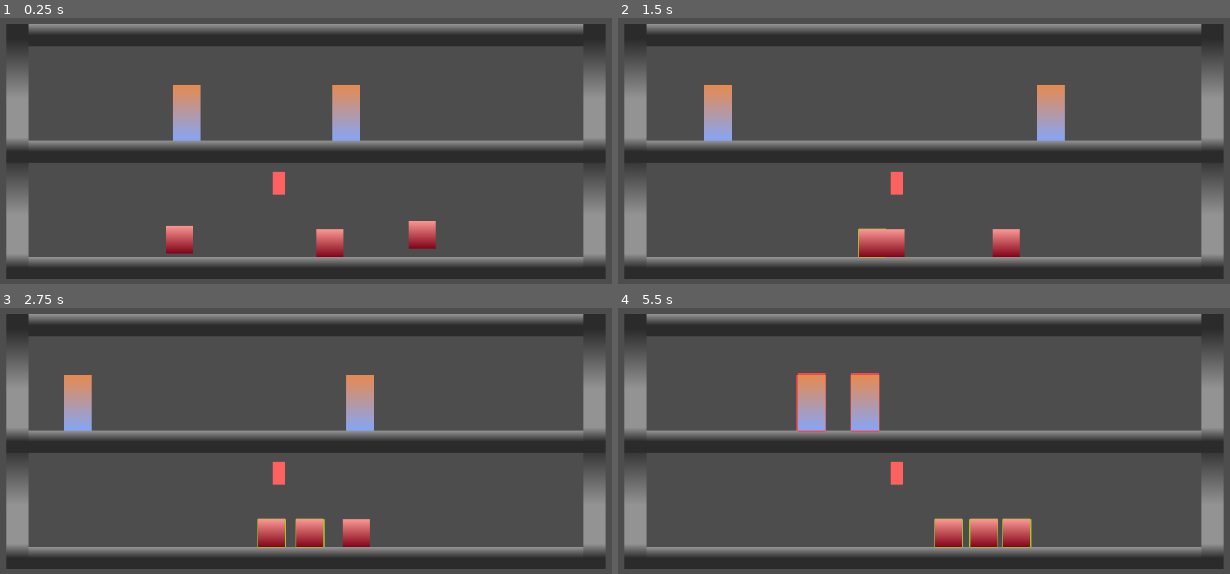
Above: before the commit, frames 1-4 (two rows, left to right).
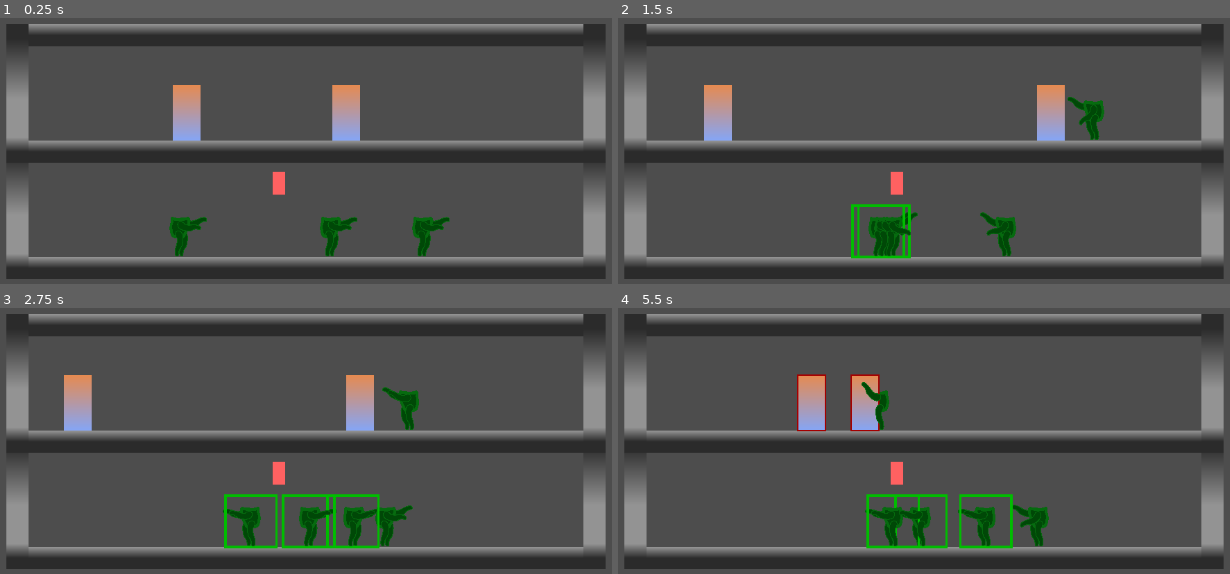
Above: after the commit, the same moments.

Repository: Lambosaurus/wildjam-mutation
Game: Godot game, scene res://main/main.tscn
Two runs of this game, one before a commit and one after it. Both use one fixed random seed, a clock stepped at 60 frames per second and the inputs below.
Inputs (mouse positions are in pixels of both pictures, inside the frame that each line leads up to):
- Up to frame 1 (0.25 s): no input
- Up to frame 2 (1.5 s): move the mouse to (899, 182) at 0.52 s; hold S (swap_arms) 0.53-1.28 s; click (899, 182) at 0.67 s; move the mouse to (868, 244) at 1.27 s; tap S (swap_arms) at 1.35 s; click (868, 244) at 1.42 s
- Up to frame 3 (2.75 s): move the mouse to (306, 534) at 2.02 s; hold S (swap_arms) from 2.03 s (still down); click (306, 534) at 2.17 s
- Up to frame 4 (5.5 s): move the mouse to (972, 534) at 2.77 s; release S (swap_arms) at 2.78 s; tap S (swap_arms) at 2.85, 4.35 s; click (972, 534) at 2.92 s; move the mouse to (746, 403) at 3.52 s; hold S (swap_arms) 3.53-4.28 s; click (746, 403) at 3.67 s; move the mouse to (875, 403) at 4.27 s; click (875, 403) at 4.42 s; move the mouse to (960, 350) at 5.02 s; hold S (swap_arms) from 5.03 s (still down); click (960, 350) at 5.17 s

The runs differ from the first frame. In frame 1, 2.0% of the frame differs, in the area x 27-74%, y 74-90%; in frame 2, 2.7%; in frame 3, 4.1%; in frame 4, 4.4%, in the area x 29-71%, y 24-91%.
Error before the commit: Cannot call method 'instantiate' on a null value. (res://entities/entity_spawner.gd:12)

Commit message:
Fix selections - Better mutations

Diff:
--- a/creatures/human/human.tscn
+++ b/creatures/human/human.tscn
@@ -2,7 +2,6 @@
 
 [ext_resource type="Script" uid="uid://q6a1ffwlqq24" path="res://creatures/human/human.gd" id="1_4bvkd"]
 [ext_resource type="PackedScene" uid="uid://ctamdjidcqrkr" path="res://ui/selection/SelectionArea.tscn" id="2_gnv0q"]
-[ext_resource type="Material" uid="uid://ciwf7hih862nx" path="res://ui/selection/shaders/enemy_selection_shader.tres" id="3_iru6h"]
 
 [sub_resource type="CapsuleShape2D" id="CapsuleShape2D_ebbsm"]
 radius = 20.0
@@ -33,9 +32,10 @@
 scale = Vector2(0.625, 1.2500001)
 texture = SubResource("GradientTexture2D_h2rce")
 
-[node name="SelectionArea" parent="." unique_id=2102157275 node_paths=PackedStringArray("parent") instance=ExtResource("2_gnv0q")]
-parent = NodePath("..")
-highlight_shader = ExtResource("3_iru6h")
+[node name="SelectionArea" parent="." unique_id=2102157275 node_paths=PackedStringArray("action_target", "highlight_target") instance=ExtResource("2_gnv0q")]
+action_target = NodePath("..")
+highlight_target = NodePath("../Hitbox")
+highlight_color = Color(0.64288336, 1.889132e-06, 5.2943824e-07, 1)
 
 [node name="CollisionShape2D" type="CollisionShape2D" parent="SelectionArea" unique_id=1445429957]
 shape = SubResource("RectangleShape2D_gnv0q")
--- a/creatures/mutant/mutant.gd
+++ b/creatures/mutant/mutant.gd
@@ -1,12 +1,28 @@
+class_name Mutant
 extends CharacterBody2D
 
 enum Action { idle, walk, run, attack }
 enum Direction { left, right }
 
+var action_animation_map = {
+	Action.idle: Chassis.Animations.IDLE,
+	Action.walk: Chassis.Animations.WALK,
+	Action.run: Chassis.Animations.WALK,
+	Action.attack: Chassis.Animations.ATTACK
+}
+
+var attributes = {
+	"agression": 0.0
+}
+
 @export var WALK_SPEED = 100.0
 @export var RUN_SPEED = 200.0
 @export var MELEE_DAMAGE = 20.0
 @export var MELEE_RANGE = 50.0
+
+@export_group("Test Data")
+@export var NewArms: PackedScene
+
 const MELEE_STRIKE = preload('res://entities/strike/strike.tscn')
 
 @export var BOIDS_REPULSION = 5000.0
@@ -95,6 +111,14 @@
 	direction = dir
 	target = target
 
+	# Handle Chassis updates
+	$Chassis.set_direction(dir)
+	$Chassis.animate(action_animation_map[action])
+
+func mutate(mutation: Mutation):
+	# TODO: mutation.modify_attributes()
+	$Chassis.set_slot(mutation.slot, mutation.get_body_part())
+
 func _process(delta: float) -> void:
 	action_timeout -= delta
 	if (action_timeout < 0):
--- a/creatures/mutant/mutant.tscn
+++ b/creatures/mutant/mutant.tscn
@@ -1,9 +1,9 @@
 [gd_scene format=3 uid="uid://dlom32x0f3tyr"]
 
 [ext_resource type="Script" uid="uid://bgb2wtx0h1gmt" path="res://creatures/mutant/mutant.gd" id="1_5gep2"]
+[ext_resource type="PackedScene" uid="uid://c1haiaflt5bbi" path="res://creatures/mutations/chassis.tscn" id="2_37x11"]
 [ext_resource type="Script" uid="uid://bualp06wh2glo" path="res://creatures/mutant/human_detector.gd" id="2_b41ij"]
 [ext_resource type="PackedScene" uid="uid://ctamdjidcqrkr" path="res://ui/selection/SelectionArea.tscn" id="3_mr306"]
-[ext_resource type="Material" uid="uid://tq6jx1ubc4xy" path="res://ui/selection/shaders/friendly_selection_shader.tres" id="4_ybval"]
 [ext_resource type="Script" uid="uid://d02hn7jrn1pnr" path="res://creatures/mutant/swarm_detector.gd" id="5_37x11"]
 
 [sub_resource type="CapsuleShape2D" id="CapsuleShape2D_lb6h7"]
@@ -24,6 +24,7 @@
 radius = 250.0
 
 [node name="Mutant" type="CharacterBody2D" unique_id=88951864]
+scale = Vector2(1.8400013, 1.8400013)
 collision_layer = 4
 script = ExtResource("1_5gep2")
 
@@ -31,9 +32,14 @@
 shape = SubResource("CapsuleShape2D_lb6h7")
 
 [node name="Sprite2D" type="Sprite2D" parent="." unique_id=414630267]
+visible = false
 position = Vector2(-2.9802322e-08, 0)
 scale = Vector2(0.609375, 0.625)
 texture = SubResource("GradientTexture2D_lb6h7")
+
+[node name="Chassis" parent="." unique_id=1999792877 instance=ExtResource("2_37x11")]
+position = Vector2(0, -3.0000002)
+scale = Vector2(0.04668883, 0.050593372)
 
 [node name="HumanDetector" type="Area2D" parent="." unique_id=1269919680]
 collision_layer = 0
@@ -48,9 +54,10 @@
 [node name="RayCast2D" type="RayCast2D" parent="HumanDetector" unique_id=782151503]
 collision_mask = 3
 
-[node name="SelectionArea" parent="." unique_id=2102157275 node_paths=PackedStringArray("parent") instance=ExtResource("3_mr306")]
-parent = NodePath("../Sprite2D")
-highlight_shader = ExtResource("4_ybval")
+[node name="SelectionArea" parent="." unique_id=2102157275 node_paths=PackedStringArray("action_target", "highlight_target") instance=ExtResource("3_mr306")]
+action_target = NodePath("..")
+highlight_target = NodePath("../Hitbox")
+highlight_color = Color(0, 0.73971456, 0, 1)
 
 [node name="CollisionShape2D" type="CollisionShape2D" parent="SelectionArea" unique_id=1449345962]
 shape = SubResource("CapsuleShape2D_lb6h7")
@@ -63,3 +70,6 @@
 
 [node name="CollisionShape2D" type="CollisionShape2D" parent="SwarmDetector" unique_id=589590378]
 shape = SubResource("CircleShape2D_ybval")
+
+[connection signal="input_event" from="." to="HumanDetector" method="_on_mutant_input_event"]
+[connection signal="area_entered" from="SelectionArea" to="." method="_on_selection_area_area_entered"]
--- /dev/null
+++ b/creatures/mutations/behaviour_modification.gd
@@ -0,0 +1,8 @@
+class_name BehaviourModification
+extends Resource
+
+@export_group("Behaviour")
+@export var aggression: float;
+@export_group("Combat")
+@export var attack_range: float;
+@export var attack_speed: float;
--- /dev/null
+++ b/creatures/mutations/behaviour_modifiers/scared_dude.tres
@@ -0,0 +1,8 @@
+[gd_resource type="Resource" script_class="BehaviourModification" format=3 uid="uid://c4vcayy28i681"]
+
+[ext_resource type="Script" uid="uid://dcn3vc6xa7jor" path="res://creatures/mutations/behaviour_modification.gd" id="1_hwisd"]
+
+[resource]
+script = ExtResource("1_hwisd")
+aggression = -1000.0
+metadata/_custom_type_script = "uid://dcn3vc6xa7jor"
--- /dev/null
+++ b/creatures/mutations/behaviour_modifiers/sickle_arms.tres
@@ -0,0 +1,10 @@
+[gd_resource type="Resource" script_class="BehaviourModification" format=3 uid="uid://bangpqyq3nfag"]
+
+[ext_resource type="Script" uid="uid://dcn3vc6xa7jor" path="res://creatures/mutations/behaviour_modification.gd" id="1_iuigk"]
+
+[resource]
+script = ExtResource("1_iuigk")
+aggression = 1000.0
+attack_range = 100.0
+attack_speed = 100.0
+metadata/_custom_type_script = "uid://dcn3vc6xa7jor"
--- a/creatures/mutations/body_part.gd
+++ b/creatures/mutations/body_part.gd
@@ -1,9 +1,27 @@
 class_name BodyPart
 extends Node2D
 
-@onready var skeleton: Skeleton2D
-@onready var animation: AnimationPlayer
+@export var skeleton: Skeleton2D
+@export var animation: AnimationPlayer
 
-func animate(name: String):
-	animation.play(name)
-	pass
+const animation_map = {
+	Chassis.Animations.ATTACK: "attack",
+	Chassis.Animations.WALK: "walk",
+	Chassis.Animations.RUN: "run",
+	Chassis.Animations.IDLE: "idle"
+}
+
+func animate(chassis_animation: Chassis.Animations):
+	if animation:
+		var animation_name = animation_map[chassis_animation]
+		animation.play(animation_name)
+
+func apply_animation_state_to(body_part: BodyPart):
+	if not animation or not animation.is_playing(): return
+
+	body_part.animation.play(animation.current_animation)
+	body_part.animation.seek(animation.current_animation_position)
+
+
+func get_current_animation():
+	return animation.current_animation
--- a/creatures/mutations/body_parts/silly_arms.tscn
+++ b/creatures/mutations/body_parts/silly_arms.tscn
@@ -125,13 +125,15 @@
 &"walk": SubResource("Animation_v0i33")
 }
 
-[node name="SillyArms" type="Node2D" unique_id=1738447256]
+[node name="SillyArms" type="Node2D" unique_id=1738447256 node_paths=PackedStringArray("skeleton", "animation")]
 script = ExtResource("1_ck8um")
+skeleton = NodePath("Skeleton2D")
+animation = NodePath("AnimationPlayer")
 metadata/_custom_type_script = "uid://bvb4unmbfmir"
 
 [node name="RightArm" type="Polygon2D" parent="." unique_id=1180496837]
 z_index = -1
-position = Vector2(-168, 21)
+position = Vector2(-459.59998, -76.8)
 texture = ExtResource("2_lg6py")
 skeleton = NodePath("../Skeleton2D")
 polygon = PackedVector2Array(148, 15.199997, 188.79999, 29.59999, 226.39996, 36.799988, 268.8, 39.199997, 289.59998, 25 …(459 unchanged characters)…
@@ -139,14 +141,14 @@
 
 [node name="LeftArm" type="Polygon2D" parent="." unique_id=948792764]
 z_index = 1
-position = Vector2(-70, 45)
+position = Vector2(-361.59998, -52.800003)
 texture = ExtResource("2_lg6py")
 skeleton = NodePath("../Skeleton2D")
 polygon = PackedVector2Array(148, 15.199997, 188.79999, 29.59999, 226.39996, 36.799988, 268.8, 39.199997, 289.59998, 25 …(459 unchanged characters)…
 bones = ["ShoulderBone", PackedFloat32Array(0, 0, 0, 0, 0, 0, 0, 0, 0, 0, 0, 0, 0, 0, 0, 0, 0, 0, 0, 0, 0, 0, 0, 0, 0,  …(358 unchanged characters)…
 
 [node name="Skeleton2D" type="Skeleton2D" parent="." unique_id=528548665]
-position = Vector2(246, 86)
+position = Vector2(-45.599976, -11.800003)
 
 [node name="ShoulderBone" type="Bone2D" parent="Skeleton2D" unique_id=1488347031]
 position = Vector2(44, 13)
@@ -166,6 +168,3 @@
 [node name="AnimationPlayer" type="AnimationPlayer" parent="." unique_id=213491554]
 libraries/ = SubResource("AnimationLibrary_v07fo")
 speed_scale = 4.0
-
-[node name="CanvasModulate" type="CanvasModulate" parent="." unique_id=1637247842]
-color = Color(1, 0.5005521, 0.986698, 1)
--- a/creatures/mutations/body_parts/simple_arms.tscn
+++ b/creatures/mutations/body_parts/simple_arms.tscn
@@ -125,13 +125,16 @@
 &"walk": SubResource("Animation_v0i33")
 }
 
-[node name="SimpleArms" type="Node2D" unique_id=1738447256]
+[node name="SimpleArms" type="Node2D" unique_id=1738447256 node_paths=PackedStringArray("skeleton", "animation")]
+use_parent_material = true
 script = ExtResource("1_66q24")
+skeleton = NodePath("Skeleton2D")
+animation = NodePath("AnimationPlayer")
 metadata/_custom_type_script = "uid://bvb4unmbfmir"
 
 [node name="RightArm" type="Polygon2D" parent="." unique_id=1180496837]
 z_index = -1
-position = Vector2(-168, 21)
+position = Vector2(-457.59998, -79.8)
 texture = ExtResource("2_rssvi")
 skeleton = NodePath("../Skeleton2D")
 polygon = PackedVector2Array(148, 15.199997, 188.79999, 29.59999, 226.39996, 36.799988, 268.8, 39.199997, 289.59998, 25 …(459 unchanged characters)…
@@ -139,14 +142,14 @@
 
 [node name="LeftArm" type="Polygon2D" parent="." unique_id=948792764]
 z_index = 1
-position = Vector2(-70, 45)
+position = Vector2(-359.59998, -55.800003)
 texture = ExtResource("2_rssvi")
 skeleton = NodePath("../Skeleton2D")
 polygon = PackedVector2Array(148, 15.199997, 188.79999, 29.59999, 226.39996, 36.799988, 268.8, 39.199997, 289.59998, 25 …(459 unchanged characters)…
 bones = ["ShoulderBone", PackedFloat32Array(0, 0, 0, 0, 0, 0, 0, 0, 0, 0, 0, 0, 0, 0, 0, 0, 0, 0, 0, 0, 0, 0, 0, 0, 0,  …(358 unchanged characters)…
 
 [node name="Skeleton2D" type="Skeleton2D" parent="." unique_id=528548665]
-position = Vector2(246, 86)
+position = Vector2(-43.599976, -14.800003)
 
 [node name="ShoulderBone" type="Bone2D" parent="Skeleton2D" unique_id=1488347031]
 position = Vector2(44, 13)
--- a/creatures/mutations/body_parts/simple_legs.tscn
+++ b/creatures/mutations/body_parts/simple_legs.tscn
@@ -5,14 +5,16 @@
 
 [node name="SimpleLegs" unique_id=481403363 instance=ExtResource("1_g4yrg")]
 
-[node name="LeftLeg" type="Polygon2D" parent="." index="0" unique_id=1514895551]
-position = Vector2(275, 197)
+[node name="RightLeg" type="Polygon2D" parent="." index="0" unique_id=355513894]
+z_index = -1
+position = Vector2(-156.7851, -55.02762)
 texture = ExtResource("2_vdmd4")
 polygon = PackedVector2Array(92.617065, -0.9723816, 120.30188, 10.74041, 138.40344, 33.10122, 140.53308, 72.49882, 122. …(446 unchanged characters)…
 uv = PackedVector2Array(92.617065, -0.9723816, 120.30188, 10.74041, 138.40344, 33.10122, 140.53308, 72.49882, 122.43152 …(441 unchanged characters)…
 
-[node name="RightLeg" type="Polygon2D" parent="." index="1" unique_id=355513894]
-position = Vector2(275, 197)
+[node name="LeftLeg" type="Polygon2D" parent="." index="1" unique_id=1514895551]
+z_index = 1
+position = Vector2(-79.785095, -54.02762)
 texture = ExtResource("2_vdmd4")
 polygon = PackedVector2Array(92.617065, -0.9723816, 120.30188, 10.74041, 138.40344, 33.10122, 140.53308, 72.49882, 122. …(446 unchanged characters)…
 uv = PackedVector2Array(92.617065, -0.9723816, 120.30188, 10.74041, 138.40344, 33.10122, 140.53308, 72.49882, 122.43152 …(441 unchanged characters)…
--- a/creatures/mutations/body_parts/simple_torso.tscn
+++ b/creatures/mutations/body_parts/simple_torso.tscn
@@ -6,6 +6,7 @@
 [node name="SimpleTorso" unique_id=481403363 instance=ExtResource("1_k3mwd")]
 
 [node name="Polygon2D" type="Polygon2D" parent="." index="0" unique_id=213454093]
+position = Vector2(-215, -213)
 texture = ExtResource("2_1f3eo")
 polygon = PackedVector2Array(64.127075, 43.83374, 104.06775, 54.14102, 195.54468, 60.58304, 257.3883, 61.87146, 302.482 …(416 unchanged characters)…
 uv = PackedVector2Array(64.127075, 43.83374, 104.06775, 54.14102, 195.54468, 60.58304, 257.3883, 61.87146, 302.48254, 4 …(411 unchanged characters)…
--- a/creatures/mutations/chassis.gd
+++ b/creatures/mutations/chassis.gd
@@ -1,17 +1,35 @@
 class_name Chassis
 extends Node2D
 
-@export var arms_to_replace: BodyPart
+const Direction = Mutant.Direction
+enum Animations {ATTACK, WALK, RUN, IDLE}
 
-func _process(delta):
-	if Input.is_action_just_pressed("swap_arms"):
-		attach_arm()
+var direction = Direction.left
 
-func attach_arm():
-	$ArmSlot.get_child(0).replace_by(arms_to_replace)
-	pass
+@onready var slots_dict: Dictionary[Slot.Type, Slot] = {
+	Slot.Type.ARMS: $ArmSlot,
+	Slot.Type.LEGS: $LegSlot,
+	Slot.Type.BODY: $BodySlot
+}
 
-func animate(name: String):
+func set_direction(dir: Direction):
+	if dir == direction: return
+
+	direction = dir
+	# Flip entire Chassis
+	scale.x *= -1
+
+func set_slot(slot: Slot.Type, body_part: BodyPart):
+	var old_part = slots_dict[slot].get_child(0)
+	slots_dict[slot].add_child(body_part)
+	old_part.apply_animation_state_to(body_part)
+	old_part.queue_free()
+
+func remove_from_slot(slot: Slot.Type):
+	slots_dict[slot].get_child(0).queue_free()
+
+
+func animate(name: Animations):
 	$BodySlot.get_child(0).animate(name)
 	$ArmSlot.get_child(0).animate(name)
 	$LegSlot.get_child(0).animate(name)
--- a/creatures/mutations/chassis.tscn
+++ b/creatures/mutations/chassis.tscn
@@ -6,20 +6,20 @@
 [ext_resource type="PackedScene" uid="uid://bb4ktb1ix8oic" path="res://creatures/mutations/body_parts/simple_arms.tscn" id="4_2n2iq"]
 [ext_resource type="PackedScene" uid="uid://jqwfoykshu7j" path="res://creatures/mutations/body_parts/simple_legs.tscn" id="5_ulkix"]
 
-[node name="Chassis" type="Node2D" unique_id=1999792877]
+[node name="Chassis" type="Node2D" unique_id=1809367835]
 script = ExtResource("1_2n2iq")
 
 [node name="BodySlot" parent="." unique_id=2110189134 instance=ExtResource("2_ulkix")]
-position = Vector2(294, 61)
 
 [node name="SimpleTorso" parent="BodySlot" unique_id=481403363 instance=ExtResource("3_2n2iq")]
 
 [node name="ArmSlot" parent="." unique_id=1739855429 instance=ExtResource("2_ulkix")]
-position = Vector2(225, 185)
+position = Vector2(-10, -60)
 
 [node name="SimpleArms" parent="ArmSlot" unique_id=1738447256 instance=ExtResource("4_2n2iq")]
+use_parent_material = false
 
 [node name="LegSlot" type="Node2D" parent="." unique_id=656564383]
-position = Vector2(178, 174)
 
 [node name="SimpleLegs" parent="LegSlot" unique_id=694026601 instance=ExtResource("5_ulkix")]
+position = Vector2(12, 100)
--- /dev/null
+++ b/creatures/mutations/data/speedy_arms.tres
@@ -0,0 +1,18 @@
+[gd_resource type="Resource" script_class="Mutation" format=3 uid="uid://badtf77rocatp"]
+
+[ext_resource type="Script" uid="uid://dcn3vc6xa7jor" path="res://creatures/mutations/behaviour_modification.gd" id="1_47lew"]
+[ext_resource type="Script" uid="uid://c8shh7tf8tebl" path="res://creatures/mutations/mutation.gd" id="1_o11gm"]
+[ext_resource type="PackedScene" uid="uid://dof5icnqf75r5" path="res://creatures/mutations/body_parts/silly_arms.tscn" id="2_mtmwr"]
+
+[sub_resource type="Resource" id="Resource_mtmwr"]
+script = ExtResource("1_47lew")
+aggression = 100.0
+attack_range = 100.0
+attack_speed = 100.0
+metadata/_custom_type_script = "uid://dcn3vc6xa7jor"
+
+[resource]
+script = ExtResource("1_o11gm")
+behaviour = SubResource("Resource_mtmwr")
+body_part = ExtResource("2_mtmwr")
+metadata/_custom_type_script = "uid://c8shh7tf8tebl"
--- /dev/null
+++ b/creatures/mutations/data/squid_legs.tres
@@ -0,0 +1,7 @@
+[gd_resource type="Resource" script_class="Mutation" format=3 uid="uid://i6dpe3jnhhdy"]
+
+[ext_resource type="Script" uid="uid://c8shh7tf8tebl" path="res://creatures/mutations/mutation.gd" id="1_d33k5"]
+
+[resource]
+script = ExtResource("1_d33k5")
+metadata/_custom_type_script = "uid://c8shh7tf8tebl"
--- a/creatures/mutations/mutation.gd
+++ b/creatures/mutations/mutation.gd
@@ -1,6 +1,16 @@
 class_name Mutation
 
-extends Node2D
+extends Resource
 
-@export var body_part: BodyPart
-@export var attaches_at: BodyPart
+@export var behaviour: BehaviourModification
+@export var slot: Slot.Type
+@export var body_part: PackedScene
+
+func modify_attributes():
+	# TODO
+	pass
+
+func get_body_part():
+	if not body_part: return null
+
+	return body_part.instantiate()
--- a/creatures/mutations/mutation.tscn
+++ /dev/null
@@ -1,6 +0,0 @@
-[gd_scene format=3 uid="uid://cw3jlqci60ab4"]
-
-[ext_resource type="Script" uid="uid://c8shh7tf8tebl" path="res://creatures/mutations/mutation.gd" id="1_3hbq1"]
-
-[node name="Mutation" type="Node2D" unique_id=228725203]
-script = ExtResource("1_3hbq1")
--- /dev/null
+++ b/creatures/mutations/mutation_service.gd
@@ -0,0 +1,7 @@
+class_name MutationService
+extends Resource
+
+@export var available_mutations: Array[Mutation] = []
+
+func get_random_mutation():
+	return available_mutations.pick_random()
--- /dev/null
+++ b/creatures/mutations/slot.gd
@@ -0,0 +1,5 @@
+class_name Slot
+
+extends Node2D
+
+enum Type {ARMS, LEGS, BODY}
--- a/creatures/mutations/slot.tscn
+++ b/creatures/mutations/slot.tscn
@@ -1,3 +1,6 @@
 [gd_scene format=3 uid="uid://dd5pgqin72mhp"]
 
+[ext_resource type="Script" uid="uid://cvxvf8om3wyxm" path="res://creatures/mutations/slot.gd" id="1_an6o3"]
+
 [node name="Slot" type="Node2D" unique_id=2110189134]
+script = ExtResource("1_an6o3")
--- a/main/main.gd
+++ b/main/main.gd
@@ -1 +1,11 @@
 extends Node2D
+
+@export var mutation_service: MutationService
+
+func _process(delta):
+	if (Input.is_action_pressed("swap_arms")):
+		var mutation = mutation_service.get_random_mutation()
+		for selected in SelectionManager.get_selected_nodes():
+			var action_target = selected.action_target
+			if action_target is Mutant:
+				action_target.mutate(mutation)
--- a/main/main.tscn
+++ b/main/main.tscn
@@ -3,26 +3,43 @@
 [ext_resource type="Script" uid="uid://c4knu1o0mibmy" path="res://main/main.gd" id="1_3wy1v"]
 [ext_resource type="PackedScene" uid="uid://crka7hrc1jgg0" path="res://building/building.tscn" id="1_53q0u"]
 [ext_resource type="PackedScene" uid="uid://bcckgfd8qlmhm" path="res://creatures/human/human.tscn" id="2_pjrb6"]
+[ext_resource type="Resource" uid="uid://badtf77rocatp" path="res://creatures/mutations/data/speedy_arms.tres" id="3_4dugh"]
 [ext_resource type="PackedScene" uid="uid://byescby3rnuk1" path="res://entities/entity_spawner.tscn" id="3_xwkvk"]
+[ext_resource type="Script" uid="uid://dqw8fexj5crea" path="res://creatures/mutations/mutation_service.gd" id="4_67ri8"]
 [ext_resource type="PackedScene" uid="uid://dlom32x0f3tyr" path="res://creatures/mutant/mutant.tscn" id="4_c651c"]
+[ext_resource type="Script" uid="uid://c8shh7tf8tebl" path="res://creatures/mutations/mutation.gd" id="6_4dugh"]
+
+[sub_resource type="Resource" id="Resource_grrlh"]
+script = ExtResource("4_67ri8")
+available_mutations = Array[ExtResource("6_4dugh")]([ExtResource("3_4dugh")])
+metadata/_custom_type_script = "uid://dqw8fexj5crea"
 
 [node name="Main" type="Node2D" unique_id=634852315]
 script = ExtResource("1_3wy1v")
+mutation_service = SubResource("Resource_grrlh")
 
 [node name="Building" parent="." unique_id=310968372 instance=ExtResource("1_53q0u")]
 position = Vector2(149, 273)
 
-[node name="EntitySpawner" parent="." unique_id=658344345 instance=ExtResource("3_xwkvk")]
+[node name="EntitySpawner" parent="." unique_id=658344345 node_paths=PackedStringArray("spawn_location") instance=ExtResource("3_xwkvk")]
 position = Vector2(533, 486)
+spawn_location = NodePath("SpawnPoint")
+spawnable = ExtResource("4_c651c")
+
+[node name="SpawnPoint" type="Node2D" parent="EntitySpawner" unique_id=1086107178]
+position = Vector2(227.17554, -105.47992)
+
+[node name="Mutant3" parent="EntitySpawner" unique_id=1182164629 instance=ExtResource("4_c651c")]
+position = Vector2(192, 62)
 
 [node name="Mutant" parent="." unique_id=88951864 instance=ExtResource("4_c651c")]
 position = Vector2(375, 555)
 
+[node name="Mutant4" parent="." unique_id=1967419096 instance=ExtResource("4_c651c")]
+position = Vector2(375, 555)
+
 [node name="Mutant2" parent="." unique_id=925934048 instance=ExtResource("4_c651c")]
 position = Vector2(592, 562)
-
-[node name="Mutant3" parent="." unique_id=1182164629 instance=ExtResource("4_c651c")]
-position = Vector2(725, 548)
 
 [node name="Human" parent="." unique_id=1906732542 instance=ExtResource("2_pjrb6")]
 position = Vector2(432, 382)
--- a/ui/selection/SelectionManager.gd
+++ b/ui/selection/SelectionManager.gd
@@ -3,7 +3,7 @@
 signal node_selected(node: SelectionArea)
 signal node_deselected(node: SelectionArea)
 
-var selected_nodes_dict = {}
+var selected_nodes_dict: Dictionary[SelectionArea, bool] = {}
 
 func clicked_node(node, button):
 	if (is_selected(node)):
@@ -17,15 +17,15 @@
 	return selected_nodes_dict.has(node)
 
 func select_node(node: SelectionArea):
-	var shader_material = node.highlight_shader
 	selected_nodes_dict[node] = true
-	if shader_material:
-		node.get_selectable_node().material = shader_material
+	if node.get_selectable_node():
+		node.highlight(true)
 	node_selected.emit(node)
 
 func deselect_node(node: SelectionArea):
 	selected_nodes_dict.erase(node)
-	node.get_selectable_node().material = null
+	if node.get_selectable_node():
+		node.highlight(false)
 	node_deselected.emit(node)
 
 func get_selected_nodes():
--- a/ui/selection/selection_area.gd
+++ b/ui/selection/selection_area.gd
@@ -1,8 +1,13 @@
 class_name SelectionArea
 extends Area2D
 
-@export var parent: CanvasItem = get_parent()
-@export var highlight_shader: ShaderMaterial
+@export_group("Action")
+@export var action_target: Node
+@export_group("Highlighting")
+@export var highlight_target: Node2D
+@export var highlight_color: Color
+
+var _highlight_node: Node
 
 func _ready():
 	# Connect mouse input signal to detect clicks
@@ -13,4 +18,13 @@
 		SelectionManager.clicked_node(self, event.button_index)
 
 func get_selectable_node():
-	return parent
+	return highlight_target
+
+func highlight(on: bool = true):
+	if not on and _highlight_node:
+		_highlight_node.queue_free()
+	elif on and not _highlight_node:
+		_highlight_node = SelectionBox.new()
+		_highlight_node.target = highlight_target
+		_highlight_node.color = highlight_color
+		add_child(_highlight_node)
--- /dev/null
+++ b/ui/selection/selection_box.gd
@@ -0,0 +1,17 @@
+class_name SelectionBox
+
+extends Sprite2D
+
+@export var color: Color = Color.GREEN
+@export var thickness: float = 2.0
+@export var target: CollisionShape2D
+
+func _draw() -> void:
+	var rect = target.shape.get_rect()
+
+	# Draws an unfilled outline box (Color, Width)
+	draw_rect(rect, color, false, thickness)
+
+func _process(delta: float) -> void:
+	# Forces the engine to redraw the node if the size changes
+	queue_redraw()
--- /dev/null
+++ b/ui/selection/selection_box.tscn
@@ -0,0 +1,7 @@
+[gd_scene format=3 uid="uid://bj0mpdsi66gx4"]
+
+[ext_resource type="Script" uid="uid://qe8v86lbsvvi" path="res://ui/selection/selection_box.gd" id="1_eb4c5"]
+
+[node name="SelectionBox" type="Sprite2D" unique_id=825240479]
+script = ExtResource("1_eb4c5")
+color = Color(0.8274112, 0.00014530674, 7.970452e-05, 1)
--- a/ui/selection/shaders/friendly_selection_shader.tres
+++ b/ui/selection/shaders/friendly_selection_shader.tres
@@ -4,8 +4,3 @@
 
 [resource]
 shader = ExtResource("1_qwj60")
-shader_parameter/color = Color(0.64582115, 0.76722443, 0.15236273, 1)
-shader_parameter/thickness = 2.000000095
-shader_parameter/tolerance = 0.0
-shader_parameter/diagonals = false
-shader_parameter/rounded = true
Not shown, added: creatures/mutations/behaviour_modification.gd.uid
Not shown, added: creatures/mutations/mutation_service.gd.uid
Not shown, added: creatures/mutations/slot.gd.uid
Not shown, added: ui/selection/selection_box.gd.uid
